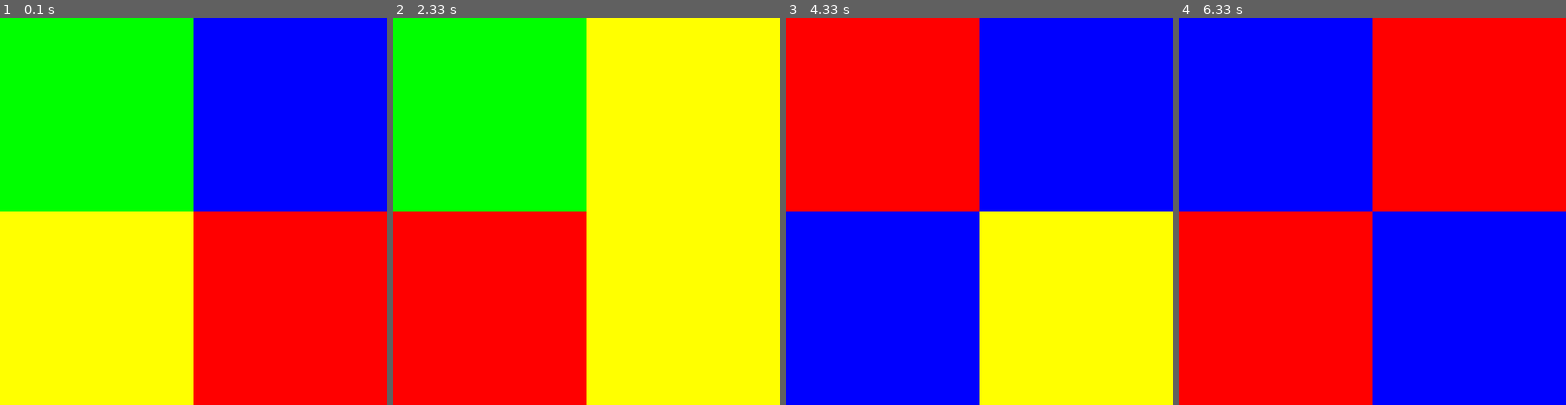
Above: before the commit, frames 1-4 (left to right).
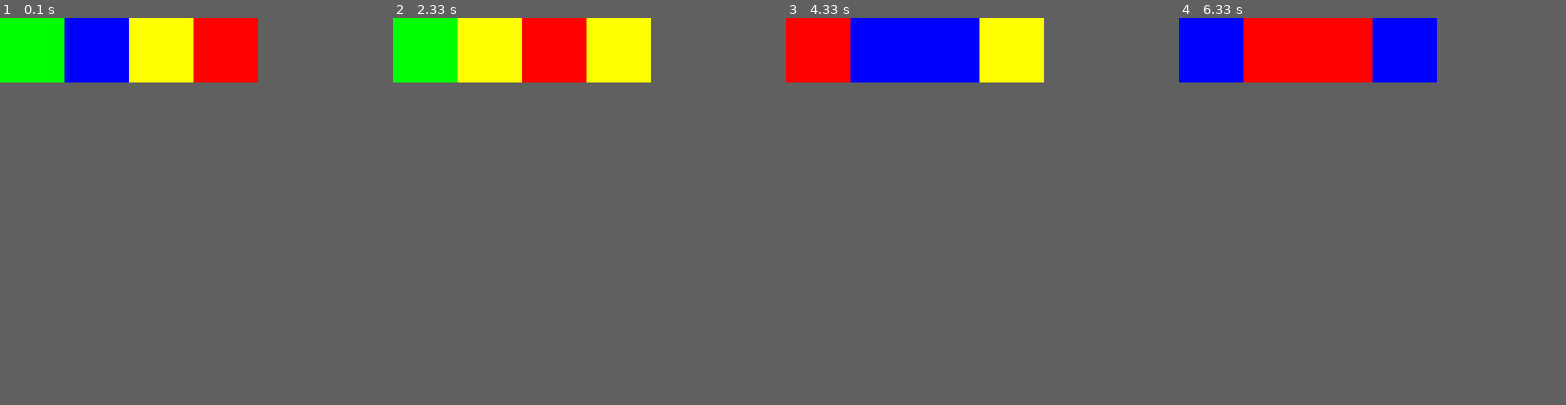
Above: after the commit, the same moments.

Repository: jduffey/watchgirl
Game: pygame game, started from pygametest.py
The game is run twice, just before and just after one commit, with the same random seed, the same clock (stepped at 60 frames per second) and the same inputs.
Inputs:
- Up to frame 1 (0.1 s): no input
- Up to frame 2 (2.33 s): no input
- Up to frame 3 (4.33 s): no input
- Up to frame 4 (6.33 s): no input
In our replay, the window is 600x600 before the commit and 400x100 after it. These sizes can differ from the game's own. Grey fills any space a smaller window leaves; there, only what the larger window draws over its background counts as a difference.

The runs differ from the first frame. In frame 1, 72% of the frame differs, in the area x 0-100%, y 0-100%; in frame 2, 47%; in frame 3, 50%; in frame 4, 50%.

Commit message:
Squares display left to right in a row

Diff:
--- a/pygametest.py
+++ b/pygametest.py
@@ -12,6 +12,9 @@
 
 APP_SQUARE_SIZE = 600
 
+APP_X_SIZE = 400
+APP_Y_SIZE = 100
+
 myRed = (255, 0, 0)
 myBlue = (0, 0, 255)
 myGreen = (0, 255, 0)
@@ -20,12 +23,17 @@
 myLightRed = (255, 180, 180)
 myLightBLue = (190, 190, 255)
 
-squareOne = (0, 0, APP_SQUARE_SIZE/2, APP_SQUARE_SIZE/2)
-squareTwo = (APP_SQUARE_SIZE/2, 0, APP_SQUARE_SIZE, APP_SQUARE_SIZE/2)
-squareThree = (0, APP_SQUARE_SIZE/2, APP_SQUARE_SIZE/2, APP_SQUARE_SIZE)
-squareFour = (APP_SQUARE_SIZE/2, APP_SQUARE_SIZE/2, APP_SQUARE_SIZE, APP_SQUARE_SIZE)
+# squareOne = (0, 0, APP_SQUARE_SIZE/2, APP_SQUARE_SIZE/2)
+# squareTwo = (APP_SQUARE_SIZE/2, 0, APP_SQUARE_SIZE, APP_SQUARE_SIZE/2)
+# squareThree = (0, APP_SQUARE_SIZE/2, APP_SQUARE_SIZE/2, APP_SQUARE_SIZE)
+# squareFour = (APP_SQUARE_SIZE/2, APP_SQUARE_SIZE/2, APP_SQUARE_SIZE, APP_SQUARE_SIZE)
 
-screen = pygame.display.set_mode((APP_SQUARE_SIZE, APP_SQUARE_SIZE))
+squareOne = (0, 0, 1 * APP_X_SIZE/4, APP_Y_SIZE)
+squareTwo = (1 * APP_X_SIZE/4, 0, 2 * APP_X_SIZE/4, APP_Y_SIZE)
+squareThree = (2 * APP_X_SIZE/4, 0, 3 * APP_X_SIZE/4, APP_Y_SIZE)
+squareFour = (3 * APP_X_SIZE/4, 0, 4 * APP_X_SIZE/4, APP_Y_SIZE)
+
+screen = pygame.display.set_mode((APP_X_SIZE, APP_Y_SIZE))
 pygame.display.set_caption('Identifier #580CD2E889BD - Onett Art Museum Main Entrance')
 pygame.mouse.set_visible(True)
 #pygame.mouse.set_visible(False)
